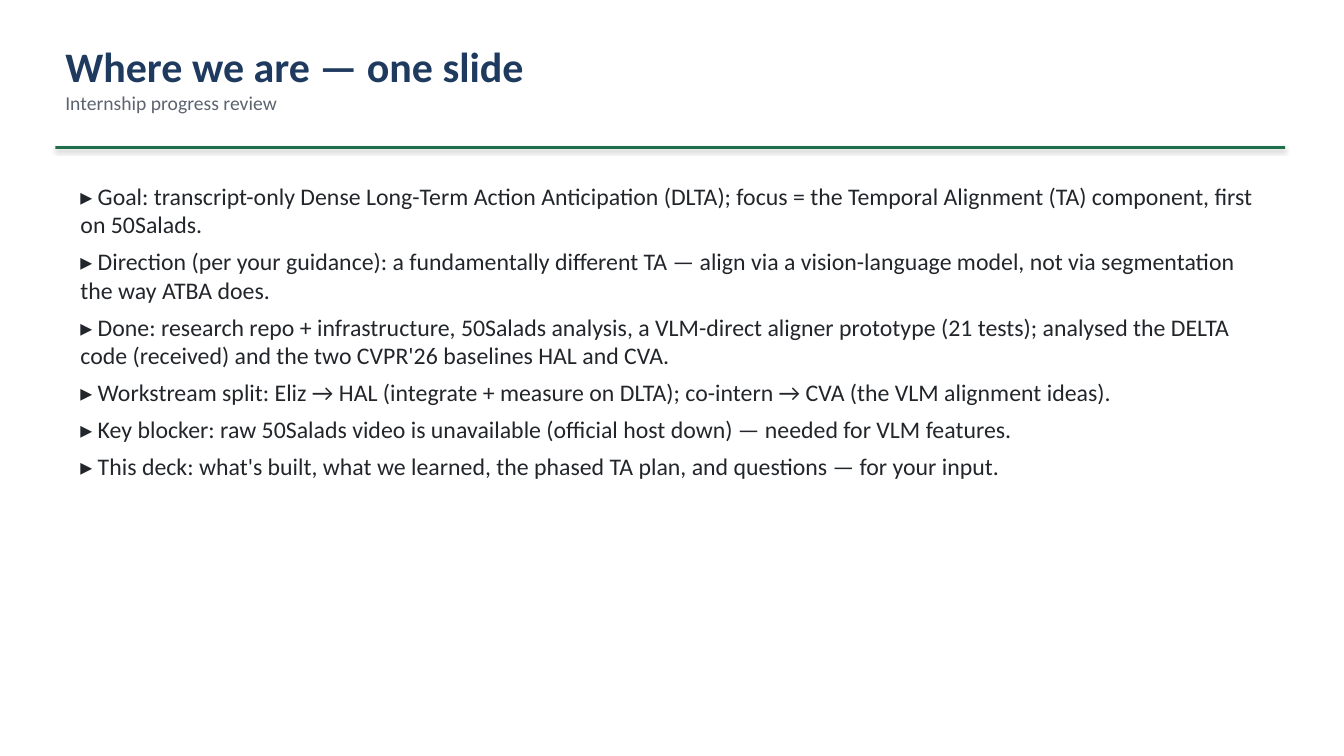
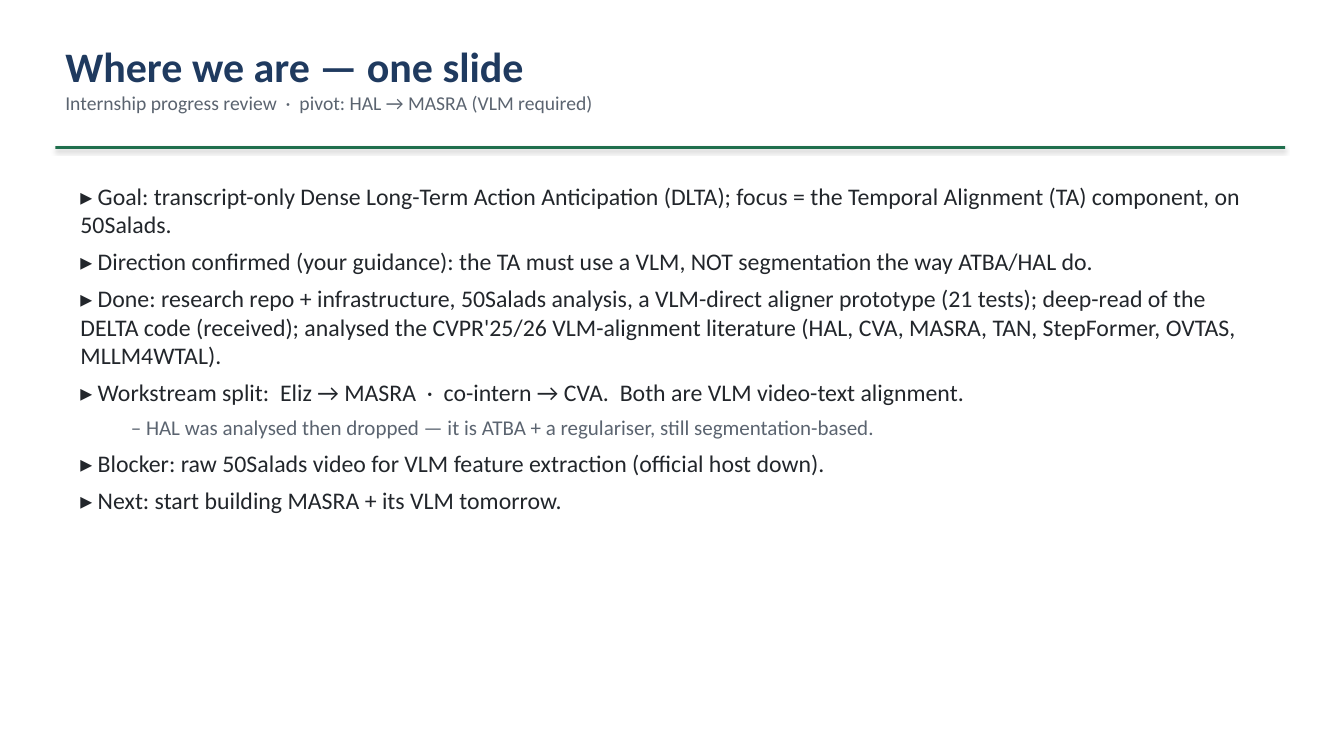
Before and after one commit to epayaslii/DELTA, a slide deck: slide 2 of slides/DELTA_progress_Mariella.pptx. Drawn at 1344x756 pixels with LibreOffice and Linux fonts; fonts in the diff are those of the drawing. Boxes give left, top, right and bottom in pixels: in the first picture for what was removed or moved away, otherwise in the second. Text is boxed around its words. In the diff, an @@ line names an element or a change of style, - is before the commit and + after.

Commit message:
Pivot HAL -> MASRA in progress deck and baselines doc
Supervisor requires a VLM-based TA with no segmentation-based approach, so
HAL is dropped as a workstream (kept as a baseline number only). New split:
Eliz -> MASRA (MLLM train-time LRCA/ESTA regulariser on InternVideo2
transcript x frame similarity, plan M1-M7), co-intern -> CVA.

- slides/make_deck.py + .pptx: 21 slides reworked for the pivot (framing,
  VLM-alignment literature, workstream split, MASRA M1-M7 plan, sequencing,
  questions).
- docs/baselines-hal-cva.md: scope-update banner, MASRA analysis section,
  genuine transcript->video aligner refs, rewritten workstream split; old
  HAL plan retained as record-only.

```diff
--- a/slides/DELTA_progress_Mariella.pptx
+++ b/slides/DELTA_progress_Mariella.pptx
@@ text at (65,96,592,114): text changed @@
-Internship progress review
+Internship progress review · pivot: HAL → MASRA (VLM required)
@@ text at (80,187,1240,513): text changed @@
-▸ Goal: transcript-only Dense Long-Term Action Anticipation (DLTA); focus = the Temporal Alignment (TA) component, first on 50Salads.
-▸ Direction (per your guidance): a fundamentally different TA — align via a vision-language model, not via segmentation the way ATBA does.
-▸ Done: research repo + infrastructure, 50Salads analysis, a VLM-direct aligner prototype (21 tests); analysed the DELTA code (received) and the two CVPR'26 baselines HAL and CVA.
-▸ Workstream split: Eliz → HAL (integrate + measure on DLTA); co-intern → CVA (the VLM alignment ideas).
-▸ Key blocker: raw 50Salads video is unavailable (official host down) — needed for VLM features.
-▸ This deck: what's built, what we learned, the phased TA plan, and questions — for your input.
+▸ Goal: transcript-only Dense Long-Term Action Anticipation (DLTA); focus = the Temporal Alignment (TA) component, on 50Salads.
+▸ Direction confirmed (your guidance): the TA must use a VLM, NOT segmentation the way ATBA/HAL do.
+▸ Done: research repo + infrastructure, 50Salads analysis, a VLM-direct aligner prototype (21 tests); deep-read of the DELTA code (received); analysed the CVPR'25/26 VLM-alignment literature (HAL, CVA, MASRA, TAN, StepFormer, OVTAS, MLLM4WTAL).
+▸ Workstream split: Eliz → MASRA · co-intern → CVA. Both are VLM video-text alignment.
+  – HAL was analysed then dropped — it is ATBA + a regulariser, still segmentation-based.
+▸ Blocker: raw 50Salads video for VLM feature extraction (official host down).
+▸ Next: start building MASRA + its VLM tomorrow.
```
Also in this commit, not shown: 11 other slides changed, 1 slide added, 1 slide removed, 2 other files.
